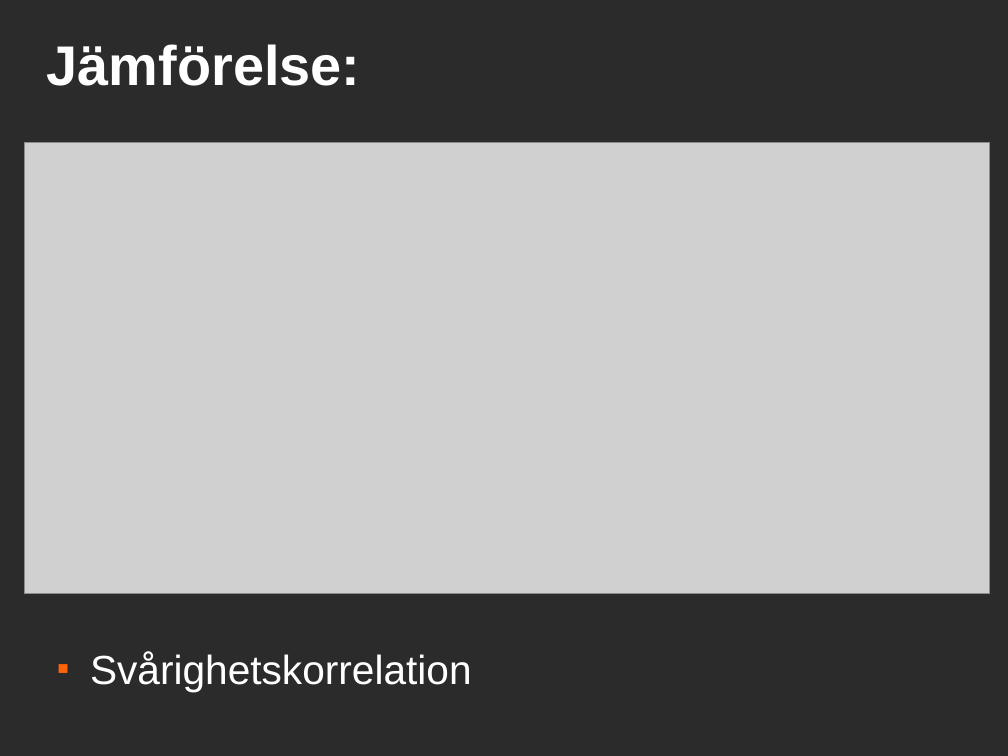
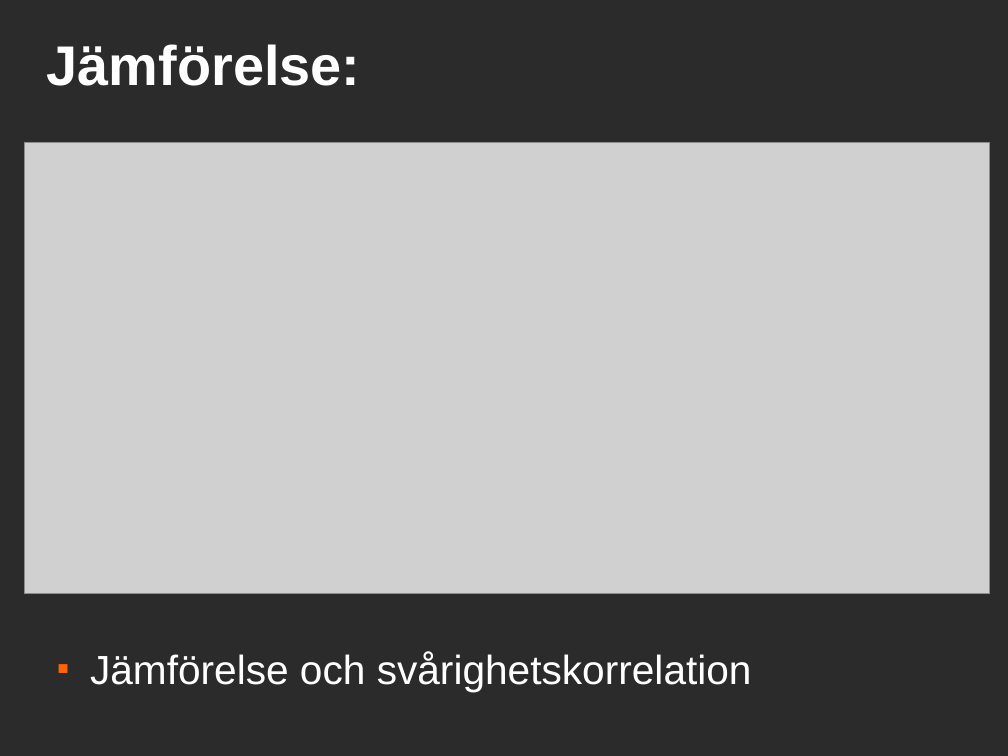
Before and after one commit to davnils/kex-sudoku, a slide deck: slide 9 of report/presentation.odp. Drawn at 1008x756 pixels with LibreOffice and Linux fonts; fonts in the diff are those of the drawing; grey boxes stand for pictures; background and template pictures are left out; a plain dark background stands for a picture behind light text. Boxes give left, top, right and bottom in pixels: in the first picture for what was removed or moved away, otherwise in the second. Text is boxed around its words. In the diff, an @@ line names an element or a change of style, - is before the commit and + after.

```diff
--- a/report/presentation.odp
+++ b/report/presentation.odp
@@ text at bbox=[90, 652, 752, 692]: text changed @@
-■ Svårighetskorrelation
+■ Jämförelse och svårighetskorrelation
```
Also in this commit, not shown: 2 other slides changed, 1 other file.
